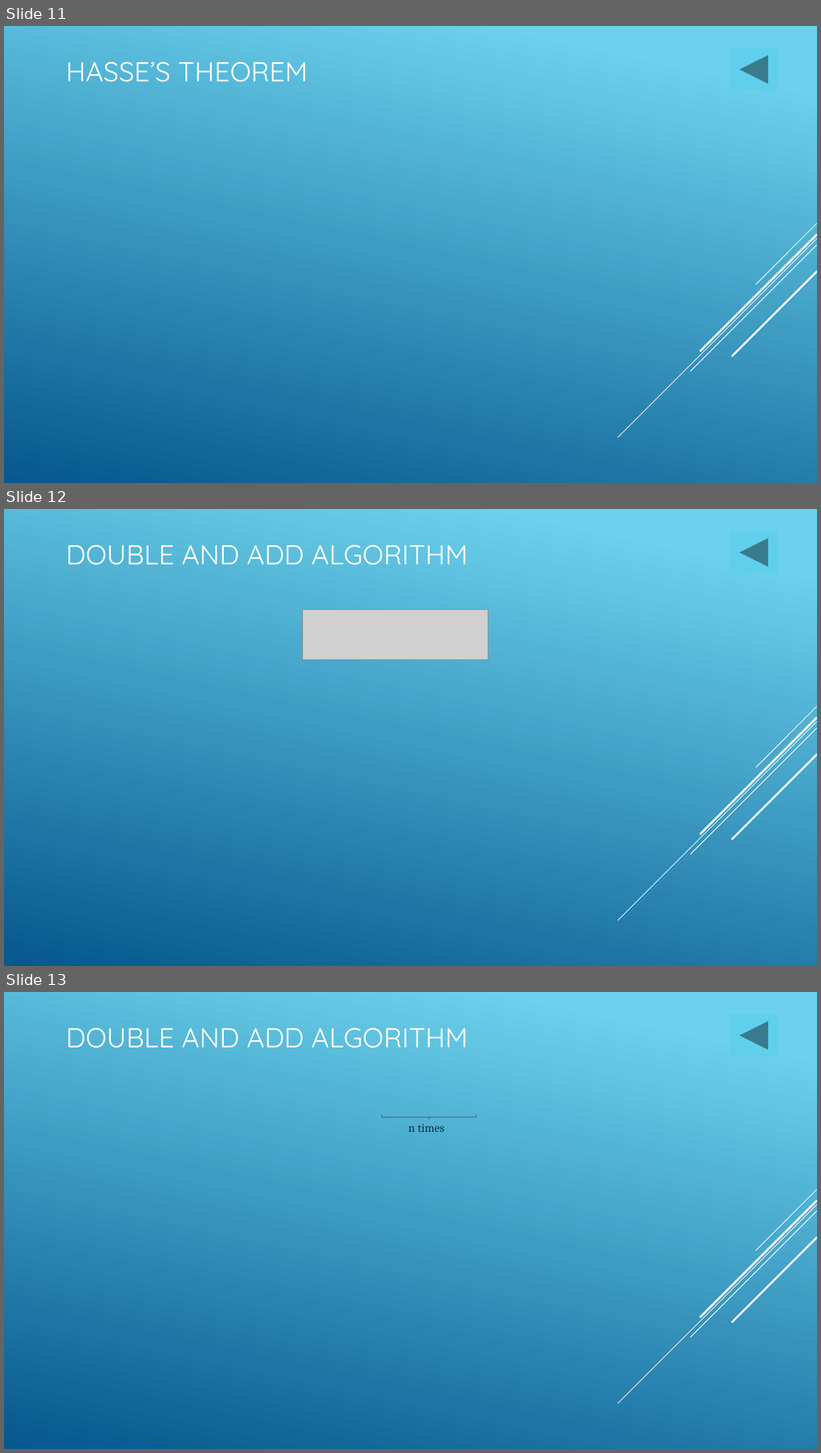
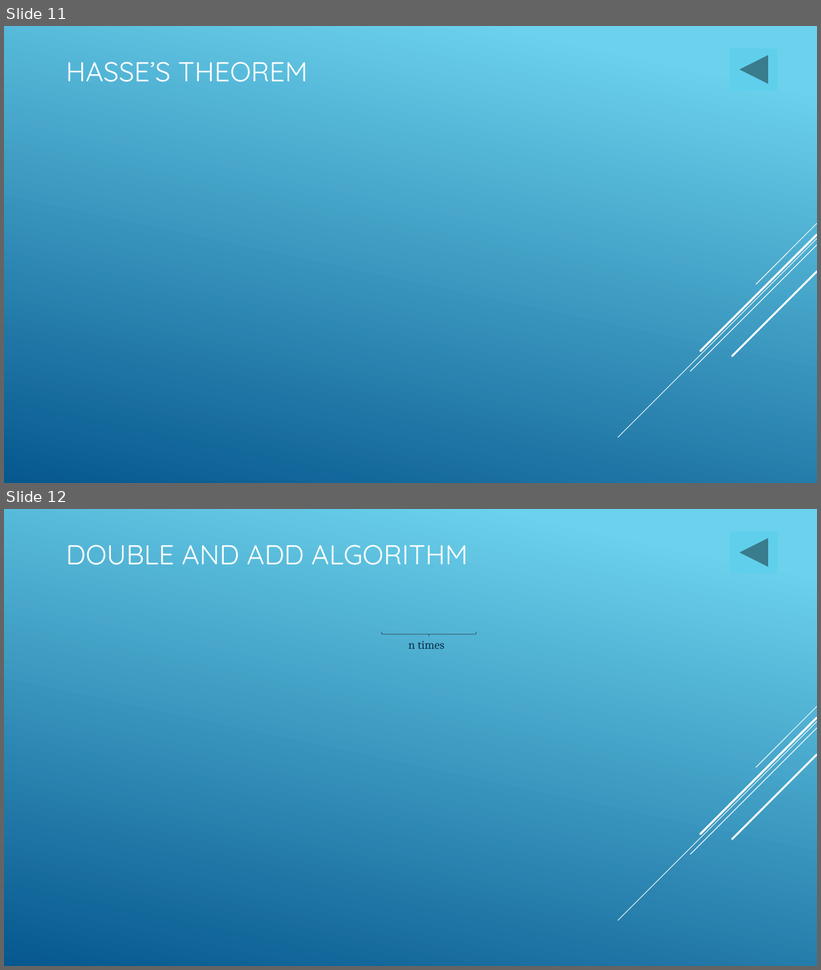
Before and after one commit to LiorYaacov/M.Sc_Advanced_Algebra, a slide deck: Advanced Algebra.pptx. Shown one above the other, each under a label of ours: slides 11, 12 and 13 before the commit, slides 11 and 12 after it. The pictures are 821x1453 and 821x970 pixels, drawn with LibreOffice and Linux fonts; fonts in the diff are those of the drawing; grey boxes stand for pictures. Boxes give left, top, right and bottom in pixels: in the first picture for what was removed or moved away, otherwise in the second. Text is boxed around its words. In the diff, an @@ line names an element or a change of style, - is before the commit and + after.

Commit message:
PPT Final

```diff
--- a/Advanced Algebra.pptx
+++ b/Advanced Algebra.pptx
@@ slide 12 removed at (x1=4, y1=509, x2=817, y2=966), background gradient #6ED2EB to #06588E; not listed: 5 template elements that a slide beside it also shows @@
@@ title removed at (x1=66, y1=545, x2=468, y2=565) @@
-DOUBLE AND ADD ALGORITHM
@@ action button back previous removed at (x1=731, y1=532, x2=777, y2=573) @@
@@ picture removed at (x1=303, y1=609, x2=488, y2=659) @@
@@ what was slide 13 is now slide 12 @@
```
